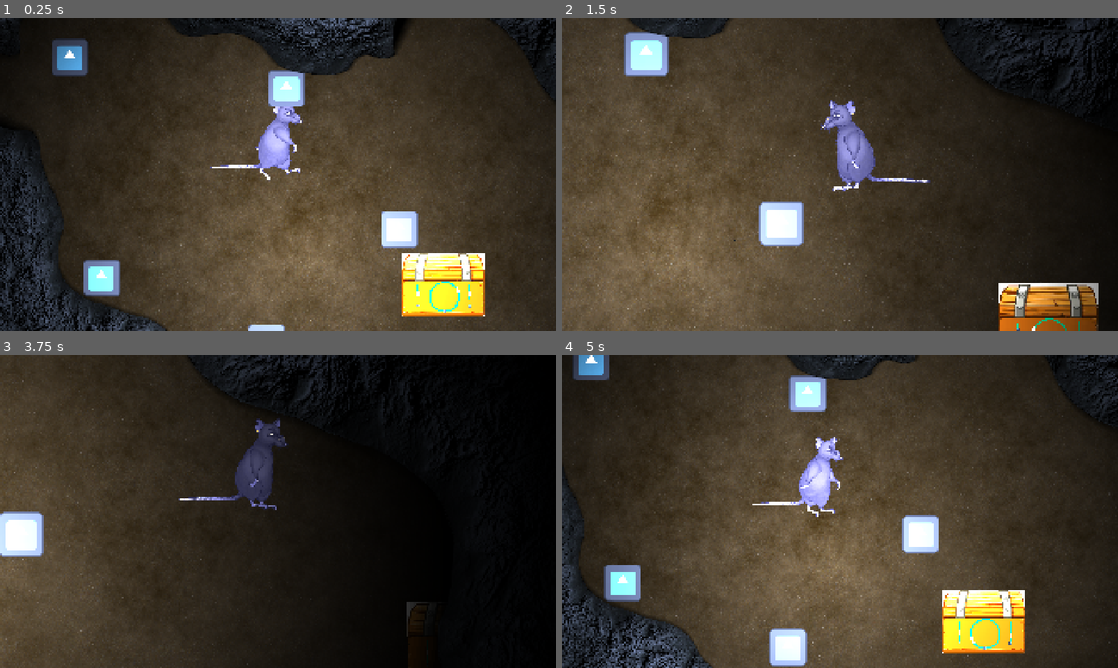
Above: before the commit, frames 1-4 (two rows, left to right).
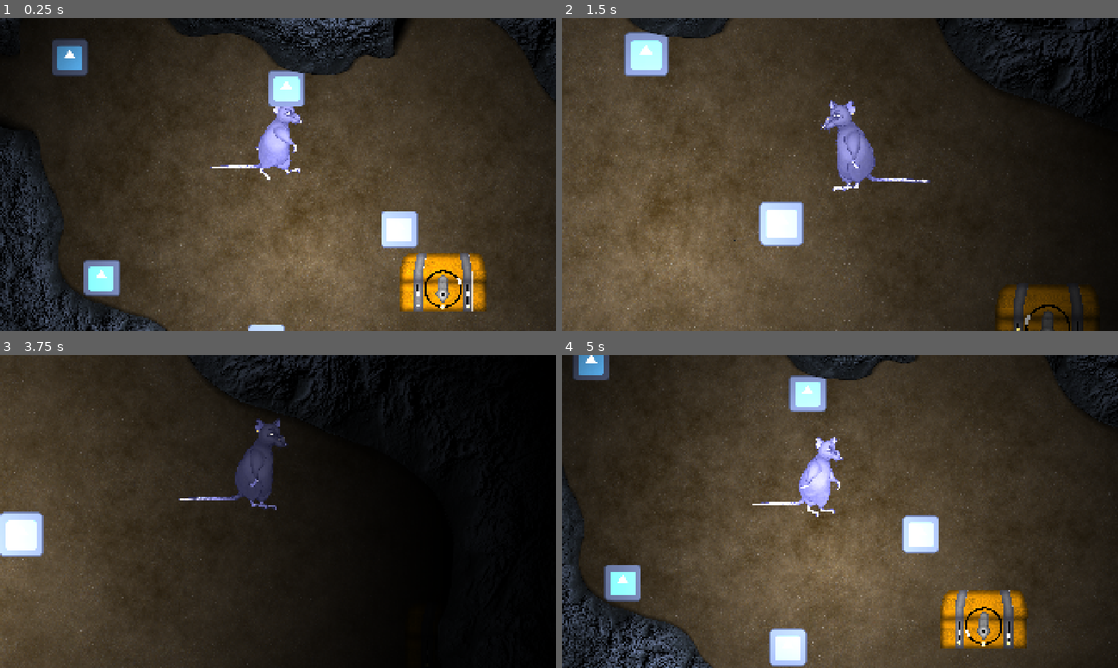
Above: after the commit, the same moments.

Repository: sageofthesevenseas/GDWJ82-Unseen
Game: Godot game, scene res://00_Scenes/main.tscn
The game is run twice, just before and just after one commit, with the same random seed, the same clock (stepped at 60 frames per second) and the same inputs. The engine's default icon, where the game draws it, is replaced by a stand-in: a white triangle on a blue panel in a dark square.
Inputs (mouse positions are in pixels of both pictures, inside the frame that each line leads up to):
- Up to frame 1 (0.25 s): no input
- Up to frame 2 (1.5 s): move the mouse to (962, 158) at 0.52 s; hold D (move_right) 0.53-1.28 s; hold E (dig) 0.53-1.28 s; move the mouse to (728, 190) at 1.27 s; hold S (move_down) from 1.28 s (still down); tap Mouse wheel up (zoom_in) at 1.35 s
- Up to frame 3 (3.75 s): move the mouse to (333, 442) at 2.02 s; release S (move_down) at 2.03 s; hold D (move_right) 2.03-2.78 s; tap Mouse wheel down (zoom_out) at 2.1 s; move the mouse to (250, 574) at 2.77 s; hold W (move_up) 2.78-3.53 s; tap E (dig) at 2.85 s; move the mouse to (444, 558) at 3.52 s; hold A (move_left) from 3.53 s (still down); tap Mouse wheel up (zoom_in) at 3.6 s
- Up to frame 4 (5 s): keep holding A (move_left); move the mouse to (673, 464) at 4.27 s; tap Mouse wheel down (zoom_out) at 4.35 s

The runs differ from the first frame. In frame 1, 3.0% of the frame differs, in the area x 71-88%, y 75-96%; in frame 2, 2.6%; in frame 3, less than 0.1%; in frame 4, 3.1%, in the area x 68-84%, y 75-96%.

Commit message:
Chest Visuals
Added Chess Sprites
Created Opening Animation

Diff:
--- a/00_Scenes/chest_minigame.tscn
+++ b/00_Scenes/chest_minigame.tscn
@@ -1,10 +1,10 @@
 [gd_scene load_steps=11 format=3 uid="uid://rwqyuhniy1u"]
 
-[ext_resource type="Script" uid="uid://c1ocir65gud0d" path="res://Scripts/chest_minigame.gd" id="1_bd1gb"]
-[ext_resource type="Script" uid="uid://cimgpfksro1lg" path="res://Scripts/chest_minigame_manager.gd" id="1_h54ls"]
-[ext_resource type="Texture2D" uid="uid://d2rvmpwow6han" path="res://ItemTextures/ChestTop.png" id="2_sh4cu"]
-[ext_resource type="Texture2D" uid="uid://8qioaxdvsiob" path="res://ItemTextures/Screenshot 2025-06-15 174622.png" id="3_h54ls"]
-[ext_resource type="Texture2D" uid="uid://dung3pr0ow7d5" path="res://icon.svg" id="3_iga1p"]
+[ext_resource type="Script" path="res://Scripts/chest_minigame.gd" id="1_bd1gb"]
+[ext_resource type="Script" path="res://Scripts/chest_minigame_manager.gd" id="1_h54ls"]
+[ext_resource type="Texture2D" uid="uid://br5gtgj8frjjy" path="res://ItemTextures/ChestFront.png" id="3_sh4cu"]
+[ext_resource type="Texture2D" uid="uid://h3mx416pcad4" path="res://ItemTextures/ChestLid.png" id="4_h54ls"]
+[ext_resource type="Texture2D" uid="uid://bepkb3qlv14mq" path="res://ItemTextures/LockpickingPin.png" id="5_iga1p"]
 
 [sub_resource type="Curve2D" id="Curve2D_xauol"]
 _data = {
@@ -23,26 +23,26 @@
 tracks/0/type = "value"
 tracks/0/imported = false
 tracks/0/enabled = true
-tracks/0/path = NodePath("Chest_Top:skew")
+tracks/0/path = NodePath("Chest_Top:position")
 tracks/0/interp = 1
 tracks/0/loop_wrap = true
 tracks/0/keys = {
-"times": PackedFloat32Array(0, 1),
-"transitions": PackedFloat32Array(1, 1),
-"update": 0,
-"values": [0.0, 0.785398]
+"times": PackedFloat32Array(0, 0.15, 0.5, 0.666667),
+"transitions": PackedFloat32Array(1, 1, 1, 1),
+"update": 0,
+"values": [Vector2(0, 0), Vector2(0, -8), Vector2(0, -8), Vector2(-130.825, -110)]
 }
 tracks/1/type = "value"
 tracks/1/imported = false
 tracks/1/enabled = true
-tracks/1/path = NodePath("Chest_Top:position")
+tracks/1/path = NodePath("Chest_Top:rotation")
 tracks/1/interp = 1
 tracks/1/loop_wrap = true
 tracks/1/keys = {
-"times": PackedFloat32Array(0, 1),
-"transitions": PackedFloat32Array(1, 1),
-"update": 0,
-"values": [Vector2(0, 0), Vector2(20, -12.5)]
+"times": PackedFloat32Array(0, 0.15, 0.5, 0.566667, 0.633333, 0.733333),
+"transitions": PackedFloat32Array(1, 1, 1, 1, 1, 1),
+"update": 0,
+"values": [0.0, 0.032248, 0.032248, -0.253073, 0.153589, -0.818559]
 }
 
 [sub_resource type="Animation" id="Animation_xauol"]
@@ -50,26 +50,26 @@
 tracks/0/type = "value"
 tracks/0/imported = false
 tracks/0/enabled = true
-tracks/0/path = NodePath("Chest_Top:skew")
+tracks/0/path = NodePath("Chest_Top:position")
 tracks/0/interp = 1
 tracks/0/loop_wrap = true
 tracks/0/keys = {
 "times": PackedFloat32Array(0),
 "transitions": PackedFloat32Array(1),
 "update": 0,
-"values": [0.0]
+"values": [Vector2(0, 0)]
 }
 tracks/1/type = "value"
 tracks/1/imported = false
 tracks/1/enabled = true
-tracks/1/path = NodePath("Chest_Top:position")
+tracks/1/path = NodePath("Chest_Top:rotation")
 tracks/1/interp = 1
 tracks/1/loop_wrap = true
 tracks/1/keys = {
 "times": PackedFloat32Array(0),
 "transitions": PackedFloat32Array(1),
 "update": 0,
-"values": [Vector2(0, 0)]
+"values": [0.0]
 }
 
 [sub_resource type="AnimationLibrary" id="AnimationLibrary_epv20"]
@@ -82,18 +82,14 @@
 position = Vector2(569, 317)
 script = ExtResource("1_h54ls")
 
-[node name="ChestInside" type="Sprite2D" parent="."]
-modulate = Color(0.252028, 0.252028, 0.252028, 1)
-position = Vector2(0, 64)
-scale = Vector2(0.96, 0.96)
-texture = ExtResource("2_sh4cu")
-
 [node name="Chest_Backing" type="Sprite2D" parent="."]
-position = Vector2(0, 106)
-texture = ExtResource("2_sh4cu")
+position = Vector2(0, 102)
+scale = Vector2(0.35, 0.35)
+texture = ExtResource("3_sh4cu")
 
 [node name="Chest_Top" type="Sprite2D" parent="."]
-texture = ExtResource("3_h54ls")
+scale = Vector2(0.35, 0.35)
+texture = ExtResource("4_h54ls")
 
 [node name="MiniGame1" type="Path2D" parent="."]
 position = Vector2(-86, 134)
@@ -106,7 +102,7 @@
 [node name="Line2D" type="Line2D" parent="MiniGame1"]
 position = Vector2(10, 32)
 points = PackedVector2Array(-9.99994, -29.8724, -12.1052, -178.809)
-default_color = Color(2.69532e-06, 0.743847, 0.512493, 1)
+default_color = Color(0, 0, 0, 1)
 joint_mode = 2
 begin_cap_mode = 2
 end_cap_mode = 2
@@ -122,6 +118,7 @@
 scale = Vector2(1.5, 1.5)
 points = PackedVector2Array(0, 0, 23.18, 0)
 width = 11.175
+default_color = Color(0.498039, 0.498039, 0.498039, 1)
 
 [node name="PlayerPin" type="PathFollow2D" parent="MiniGame1"]
 rotation = -1.5708
@@ -129,13 +126,13 @@
 loop = false
 
 [node name="SpritePin" type="Sprite2D" parent="MiniGame1/PlayerPin"]
-scale = Vector2(0.145, 0.145)
-texture = ExtResource("3_iga1p")
+scale = Vector2(0.2, 0.2)
+texture = ExtResource("5_iga1p")
 
 [node name="MiniGame2" type="Path2D" parent="."]
-position = Vector2(5, 104)
+position = Vector2(-0.77, 76.97)
 rotation = -1.57079
-scale = Vector2(0.5, 0.5)
+scale = Vector2(0.615, 0.615)
 curve = SubResource("Curve2D_epv20")
 script = ExtResource("1_bd1gb")
 minigame_speed = 0.5
@@ -144,7 +141,7 @@
 
 [node name="Line2D2" type="Line2D" parent="MiniGame2"]
 points = PackedVector2Array(-100, 0, -96, -32, -80, -62, -58, -82, -30, -96, 2, -100, 38, -94, 68, -74, 88, -48, 98, -20, 100, 8, 96, 34, 82, 56, 64, 78, 36, 94, 4, 100, -30, 96, -58, 84, -78, 66, -90, 44, -98, 22, -100, -2)
-default_color = Color(0, 0.745098, 0.513726, 1)
+default_color = Color(0, 0, 0, 1)
 
 [node name="TargetBar" type="PathFollow2D" parent="MiniGame2"]
 position = Vector2(-100, 0)
@@ -157,6 +154,7 @@
 scale = Vector2(1.5, 1.5)
 points = PackedVector2Array(0, 1.5, 5, 0.4, 10, -0.2, 15, -0.44, 20, -0.2, 25, 0.4, 30, 1.5)
 width = 11.175
+default_color = Color(0.497474, 0.497474, 0.497474, 1)
 
 [node name="PlayerPin" type="PathFollow2D" parent="MiniGame2"]
 position = Vector2(-100, 0)
@@ -165,11 +163,12 @@
 loop = false
 
 [node name="SpritePin" type="Sprite2D" parent="MiniGame2/PlayerPin"]
-scale = Vector2(0.145, 0.145)
-texture = ExtResource("3_iga1p")
+scale = Vector2(0.2, 0.2)
+texture = ExtResource("5_iga1p")
 
 [node name="MiniGame3" type="Path2D" parent="."]
-position = Vector2(92, 136)
+position = Vector2(85.175, 136)
+rotation = 0.0174533
 scale = Vector2(0.5, 0.5)
 curve = SubResource("Curve2D_xauol")
 script = ExtResource("1_bd1gb")
@@ -179,7 +178,7 @@
 [node name="Line2D" type="Line2D" parent="MiniGame3"]
 position = Vector2(10, 32)
 points = PackedVector2Array(-9.99994, -29.8724, -12.1052, -178.809)
-default_color = Color(2.69532e-06, 0.743847, 0.512493, 1)
+default_color = Color(0, 0, 0, 1)
 joint_mode = 2
 begin_cap_mode = 2
 end_cap_mode = 2
@@ -191,10 +190,11 @@
 progress = 12.21
 
 [node name="Line2D" type="Line2D" parent="MiniGame3/TargetBar"]
-position = Vector2(-22.47, 0)
+position = Vector2(-22.1456, -0.175367)
 scale = Vector2(1.5, 1.5)
 points = PackedVector2Array(0, 0, 23.18, 0)
 width = 11.175
+default_color = Color(0.498039, 0.498039, 0.498039, 1)
 
 [node name="PlayerPin" type="PathFollow2D" parent="MiniGame3"]
 rotation = -1.5708
@@ -202,8 +202,8 @@
 loop = false
 
 [node name="SpritePin" type="Sprite2D" parent="MiniGame3/PlayerPin"]
-scale = Vector2(0.145, 0.145)
-texture = ExtResource("3_iga1p")
+scale = Vector2(0.2, 0.2)
+texture = ExtResource("5_iga1p")
 
 [node name="AnimationPlayer" type="AnimationPlayer" parent="."]
 libraries = {
Binary file added: ItemTextures/ChestFront.png
Not shown, added: ItemTextures/ChestFront.png.import
Binary file added: ItemTextures/ChestLid.png
Not shown, added: ItemTextures/ChestLid.png.import
Binary file added: ItemTextures/LockpickingPin.png
Not shown, added: ItemTextures/LockpickingPin.png.import
